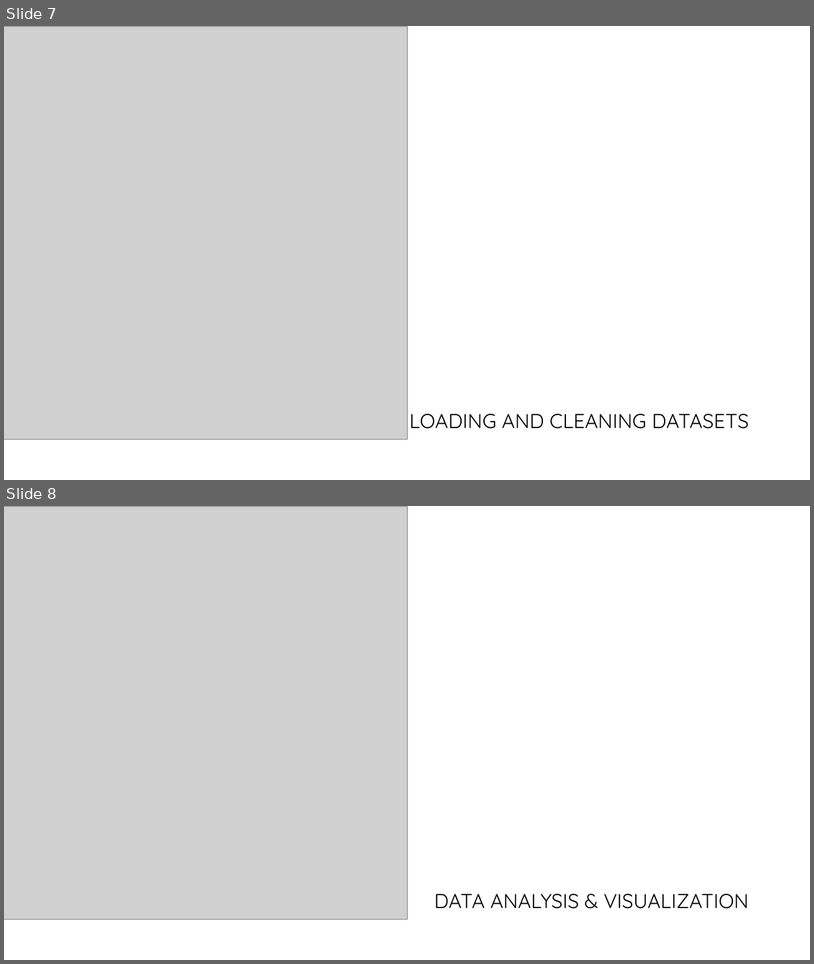
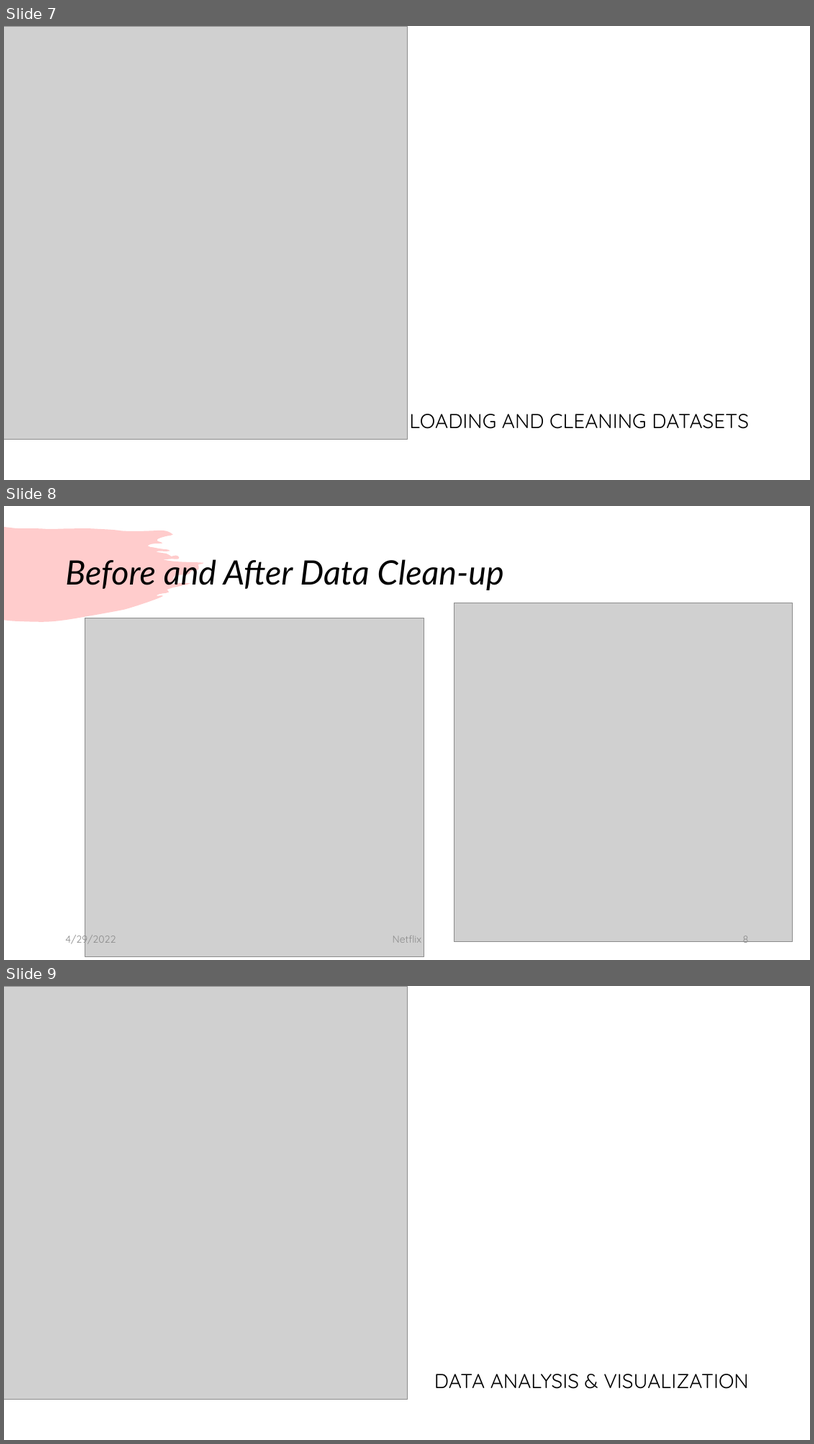
Before and after one commit to Kevinle76/NetFlix, a slide deck: Project_1.pptx. Shown one above the other, each under a label of ours: slides 7 and 8 before the commit, slides 7, 8 and 9 after it. The pictures are 814x964 and 814x1444 pixels, drawn with LibreOffice and Linux fonts; fonts in the diff are those of the drawing; grey boxes stand for pictures. Boxes give left, top, right and bottom in pixels: in the first picture for what was removed or moved away, otherwise in the second. Text is boxed around its words. In the diff, an @@ line names an element or a change of style, - is before the commit and + after.

```diff
--- a/Project_1.pptx
+++ b/Project_1.pptx
@@ slide 8 added at (4,506,810,960), background #FFFFFF @@
@@ freeform shape added at (4,527,203,621), fill #FF0000 at 20% opacity @@
@@ title added at (65,559,504,590), 40 pt, text #000000, italic @@
+Before and After Data Clean-up
@@ picture added at (454,602,793,942) @@
@@ picture added at (85,618,424,957) @@
@@ text added at (65,932,116,946), 12 pt, text #8C8C8C @@
+4/29/2022
@@ text added at (393,935,422,942), 12 pt, text #8C8C8C @@
+Netflix
@@ page number added at (743,935,749,946), 12 pt, text #8C8C8C @@
+8
@@ what was slide 8 is now slide 9 @@
```
Also in this commit, not shown: 3 slides changed, 5 other files.
